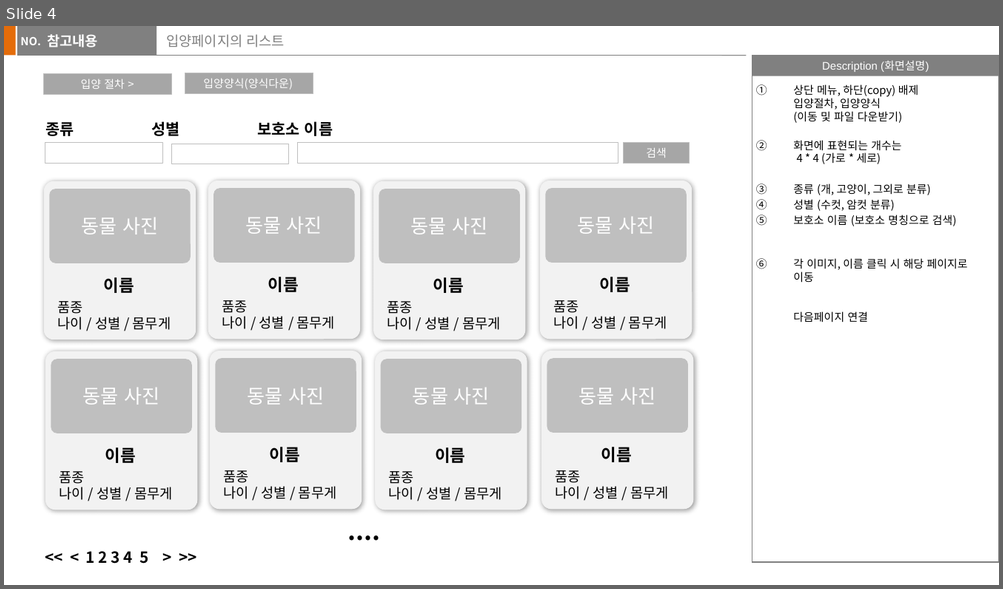
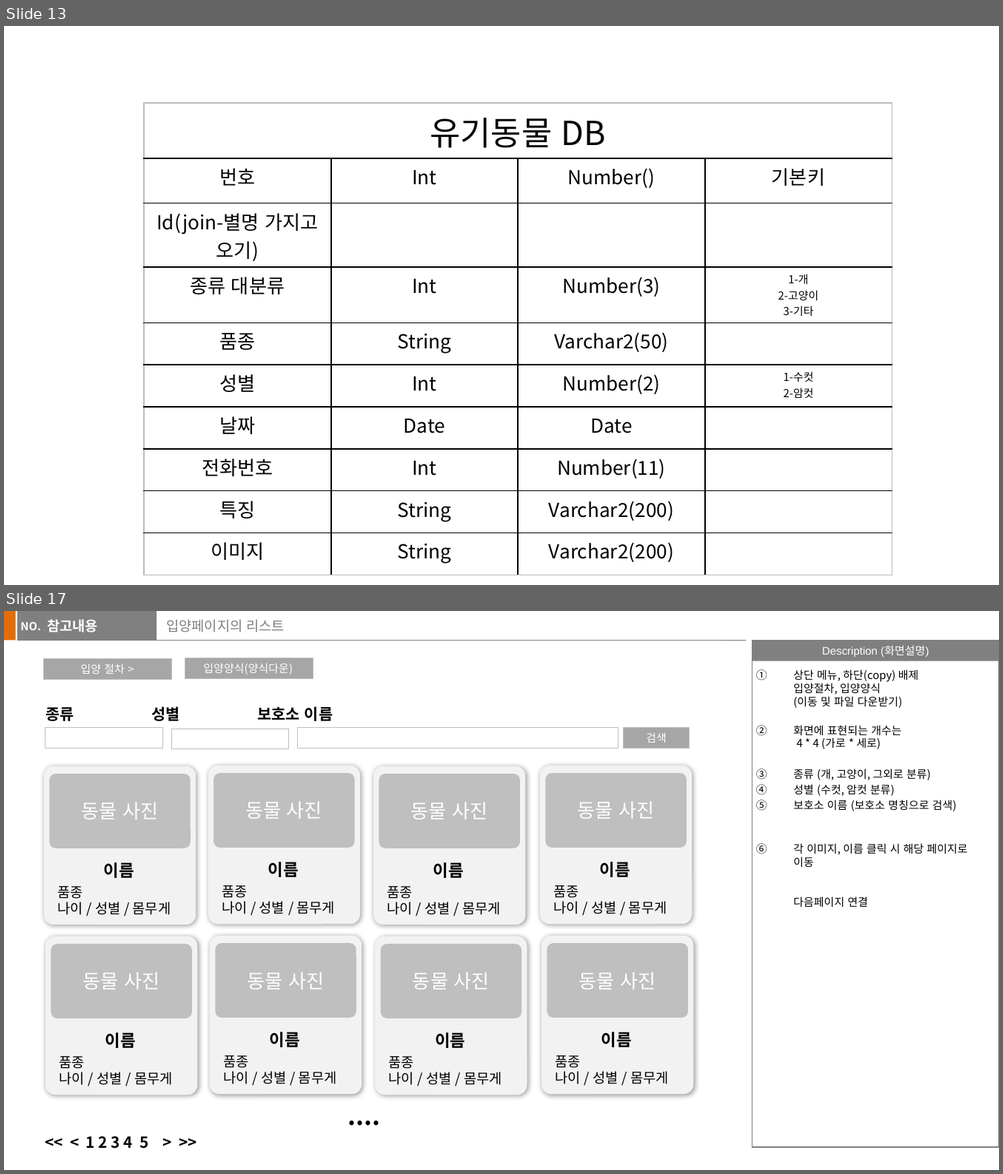
Before and after one commit to jaemikim/Notes, a slide deck: 기획문서/보보 (가칭)_v1-2.pptx. Shown one above the other, each under a label of ours: slide 4 before the commit, slides 13 and 17 after it; the slides between them are not shown. The pictures are 1003x589 and 1003x1174 pixels, drawn with LibreOffice and Linux fonts; fonts in the diff are those of the drawing; background and template pictures are left out. Boxes give left, top, right and bottom in pixels: in the first picture for what was removed or moved away, otherwise in the second. Text is boxed around its words. In the diff, an @@ line names an element or a change of style, - is before the commit and + after.

```diff
--- a/기획문서/보보 (가칭)_v1-2.pptx
+++ b/기획문서/보보 (가칭)_v1-2.pptx
@@ slide 13 added at [4, 26, 999, 585], background #FFFFFF @@
@@ table added at [145, 102, 892, 567], 10 rows, 4 columns @@
+유기동물 DB |  |  | 
+번호 | Int | Number() | 기본키
+Id(join-별명 가지고 오기) |  |  | 
+종류 대분류 | Int | Number(3) | 1-개 / 2-고양이 / 3-기타
+품종 | String | Varchar2(50) | 
+성별 | Int | Number(2) | 1-수컷 / 2-암컷
+날짜 | Date | Date | 
+전화번호 | Int | Number(11) | 
+특징 | String | Varchar2(200) | 
+이미지 | String | Varchar2(200) | 
@@ what was slide 4 is now slide 17 @@
```
Also in this commit, not shown: 2 slides changed, 12 other slides added, 1 other file.
